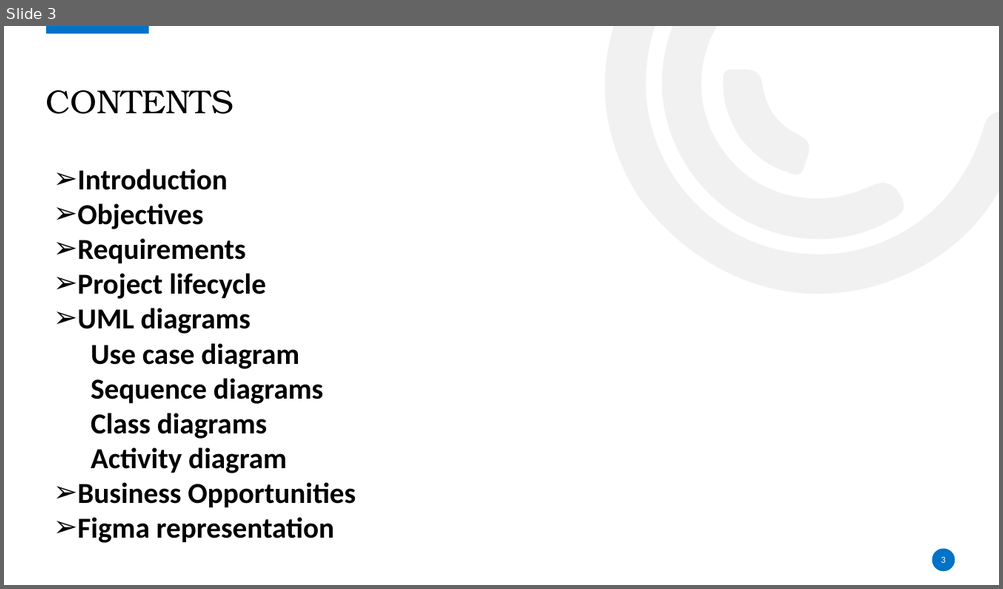
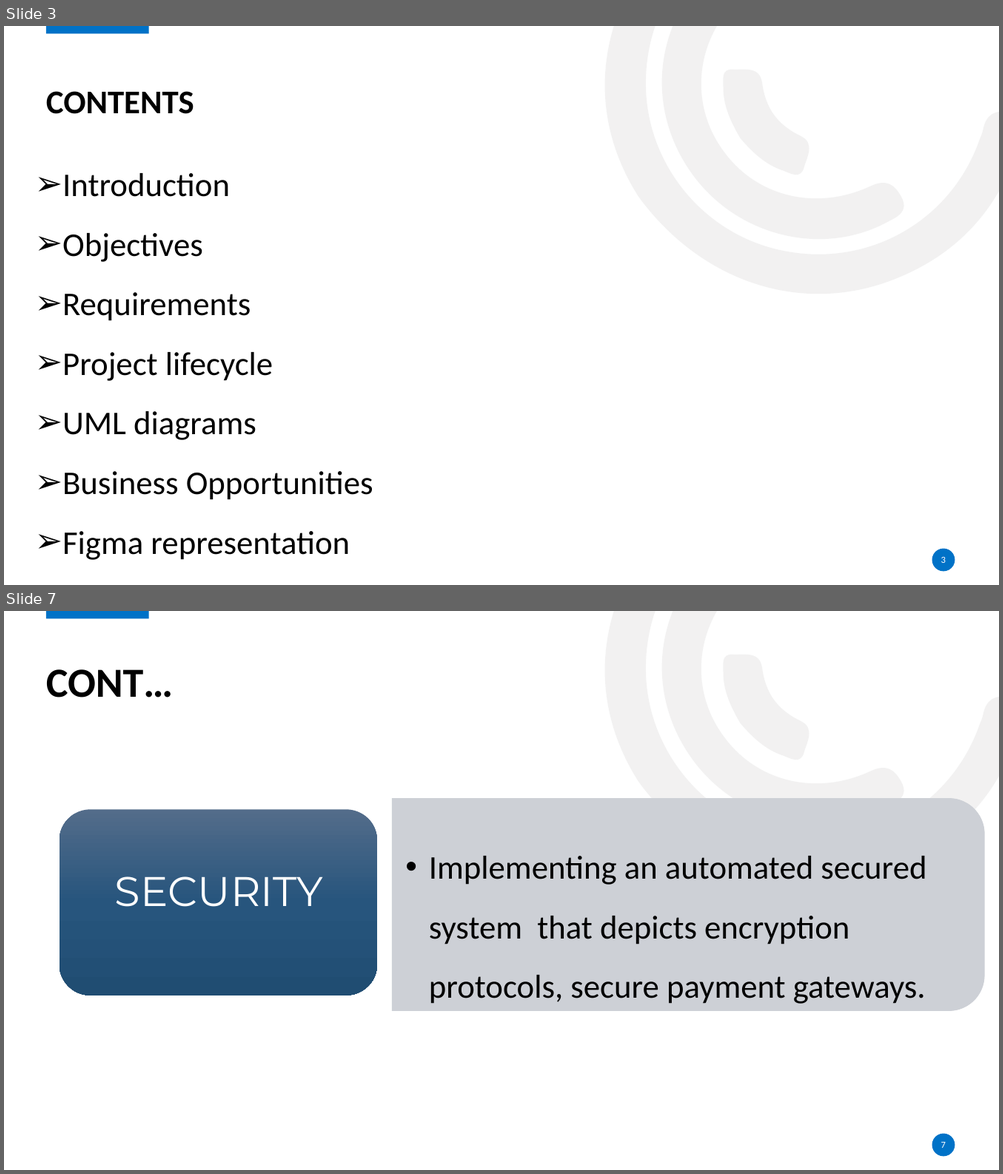
Before and after one commit to Njangi-Association/Njangi-App, a slide deck: Presentation title.pptx. Shown one above the other, each under a label of ours: slide 3 before the commit, slides 3 and 7 after it; the slides between them are not shown. The pictures are 1003x589 and 1003x1174 pixels, drawn with LibreOffice and Linux fonts; fonts in the diff are those of the drawing; background and template pictures are left out. Boxes give left, top, right and bottom in pixels: in the first picture for what was removed or moved away, otherwise in the second. Text is boxed around its words. In the diff, an @@ line names an element or a change of style, - is before the commit and + after.

```diff
--- a/Presentation title.pptx
+++ b/Presentation title.pptx
@@ slide 7 added at box(4, 611, 999, 1170), background #FFFFFF; not listed: 5 template elements that a slide beside it also shows @@
@@ title added at box(46, 669, 173, 698), 40 pt, text #000000, bold @@
+CONT…
@@ rounded rectangle added at box(60, 809, 377, 995), fill gradient #536D8A to #28567E to #204D73 @@
@@ round same rect added at box(392, 799, 984, 1011), fill #CDD1D7 at 90% opacity, outline #CDD1D7 0.5 pt @@
@@ text added at box(115, 877, 323, 907), 40 pt, text #FFFFFF @@
+SECURITY
@@ text added at box(429, 856, 926, 1004), 32 pt, text #000000 @@
+  •• Implementing an automated secured system that depicts encryption protocols, secure payment gateways.
@@ page number added at box(941, 1142, 945, 1148), 9 pt, text #FFFFFF @@
+7
@@ slide 3 changed as well @@
@@ title "CONTENTS" at box(46, 91, 194, 114): font TeX Gyre Bonum to Calibri, bold on @@
@@ text "Introduction": place and size @@
-text "Introduction" at box(77, 169, 356, 543)
+text "Introduction" at box(62, 173, 373, 560)
@@ text "Introduction" at box(62, 173, 373, 560): size 28 to 32 pt, bold off; line spacing 1 to 1.5 @@
@@ text at box(91, 343, 323, 474): paragraphs removed @@
-  Use case diagram
-  Sequence diagrams
-  Class diagrams
-  Activity diagram
```
Also in this commit, not shown: 15 other slides changed, 5 other slides added, 2 slides removed.
